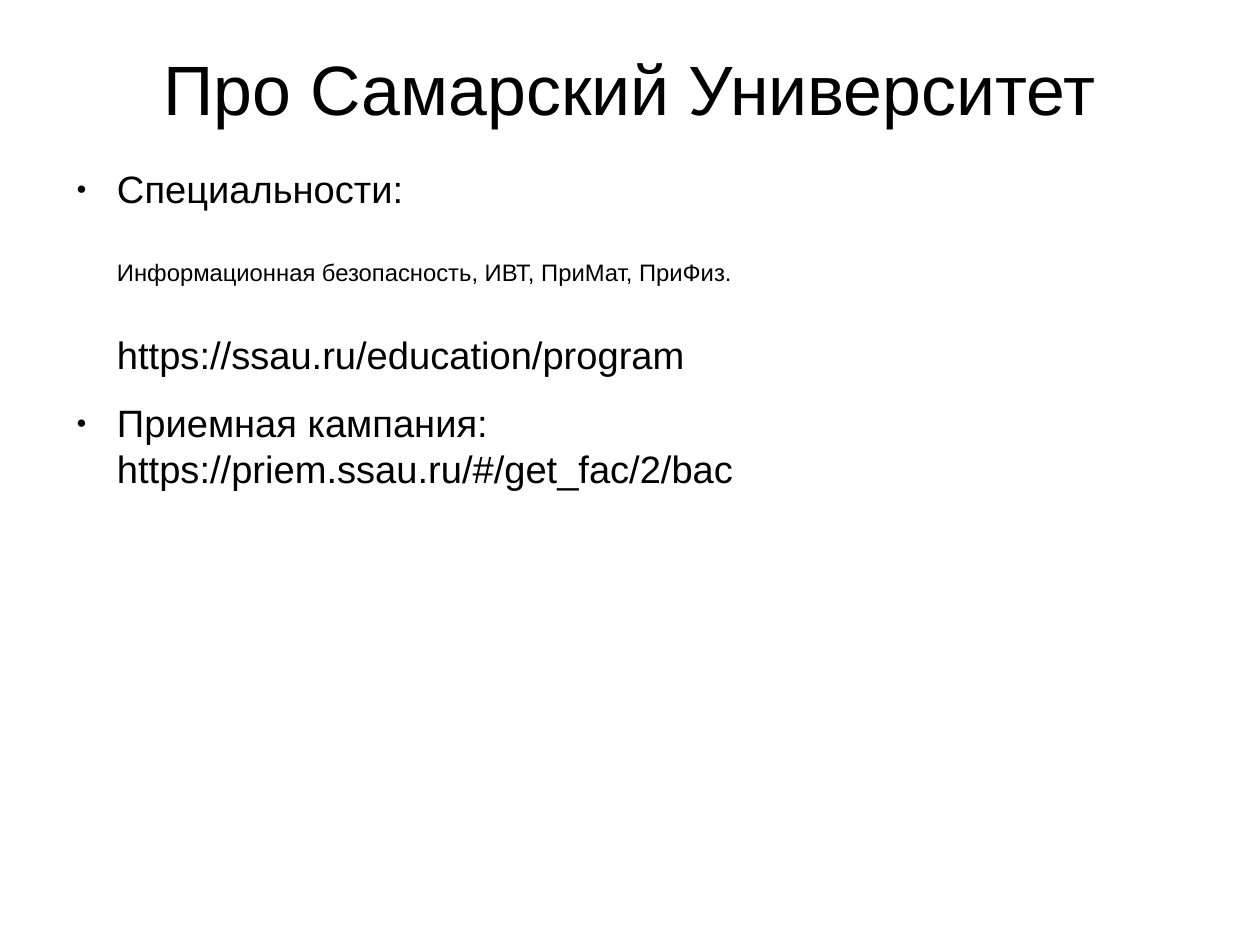
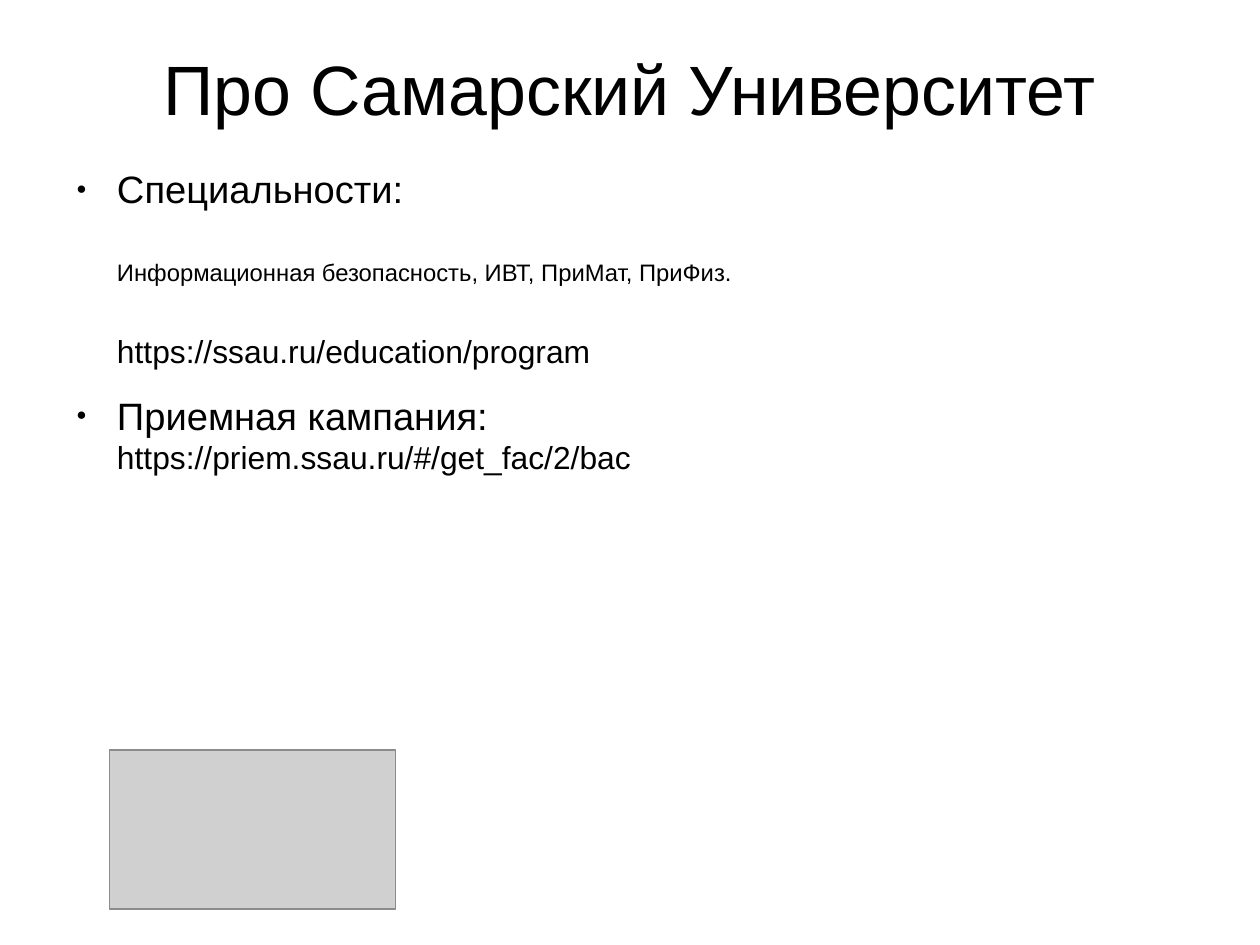
Before and after one commit to j-avdeev/SchoolCourse, a slide deck: slide 3 of ProfOrient.odp. Drawn at 1260x945 pixels with LibreOffice and Linux fonts; fonts in the diff are those of the drawing; grey boxes stand for pictures. Boxes give left, top, right and bottom in pixels: in the first picture for what was removed or moved away, otherwise in the second. Text is boxed around its words. In the diff, an @@ line names an element or a change of style, - is before the commit and + after.

```diff
--- a/ProfOrient.odp
+++ b/ProfOrient.odp
@@ text "Специальности: Информационная безопасность, ИВТ, ПриМат, ..." at (117, 176, 731, 475): size 24 to 20 pt in "https://ssau.ru/education/program", "https://priem.ssau.ru/#/get_fac/2/bac" @@
@@ picture added at (110, 750, 397, 909) @@
```
Also in this commit, not shown: 2 other slides changed, 2 other files.
